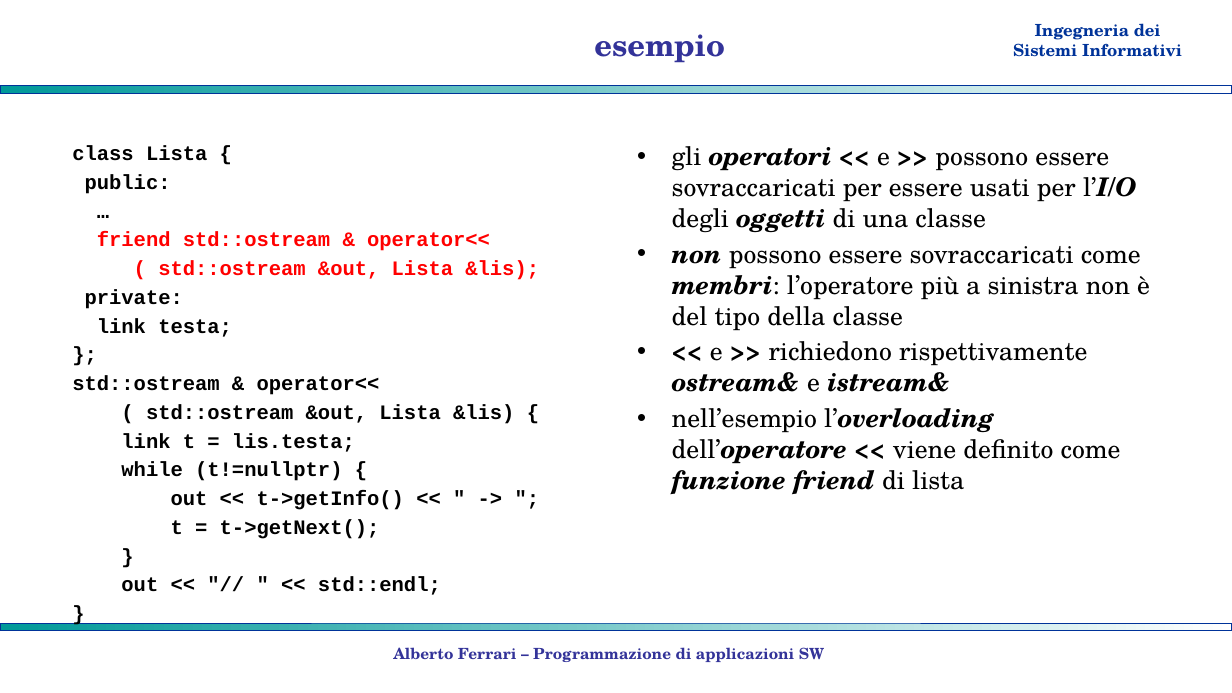
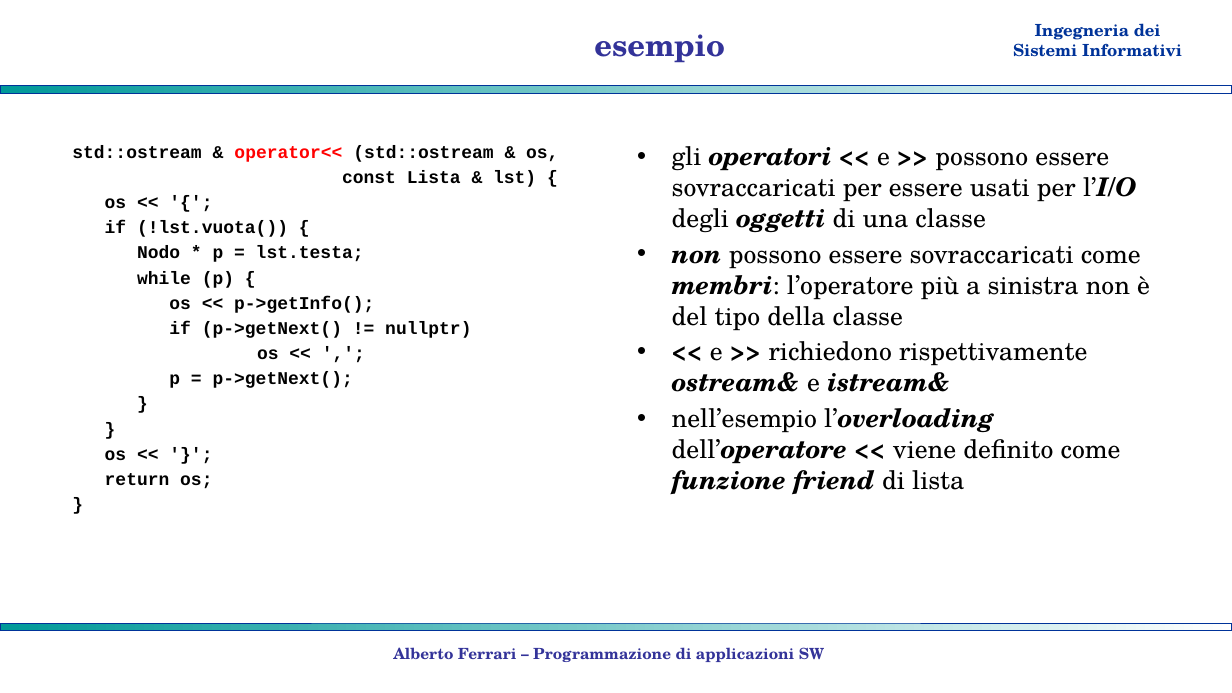
Before and after one commit to albertoferrari/pasw, a slide deck: slide 27 of lezioni/PASW06 - strutture lineari.pptx (slide 24 before the commit). Drawn at 1232x693 pixels with LibreOffice and Linux fonts; fonts in the diff are those of the drawing; background and template pictures are left out. Boxes give left, top, right and bottom in pixels: in the first picture for what was removed or moved away, otherwise in the second. Text is boxed around its words. In the diff, an @@ line names an element or a change of style, - is before the commit and + after.

```diff
--- a/lezioni/PASW06 - strutture lineari.pptx
+++ b/lezioni/PASW06 - strutture lineari.pptx
@@ text "std::ostream & operator<< (std::ostream & ..." at (x1=72, y1=145, x2=558, y2=489): size 16 to 14 pt in "}", "}" @@
@@ text at (x1=72, y1=145, x2=558, y2=388): text changed; size 16 to 14 pt @@
-class Lista {
-public:
-…
-friend std::ostream & operator<<
-( std::ostream &out, Lista &lis);
-private:
-link testa;
-};
-std::ostream & operator<<
-( std::ostream &out, Lista &lis) {
-link t = lis.testa;
-while (t!=nullptr) {
-out << t->getInfo() << " -> ";
-t = t->getNext();
+std::ostream & operator<< (std::ostream & os,
+const Lista & lst) {
+os << '{';
+if (!lst.vuota()) {
+Nodo * p = lst.testa;
+while (p) {
+os << p->getInfo();
+if (p->getNext() != nullptr)
+os << ',';
+p = p->getNext();
@@ text at (x1=105, y1=450, x2=212, y2=489): paragraphs added @@
+os << '}';
+return os;
+}
@@ text at (x1=121, y1=577, x2=441, y2=595): paragraph removed @@
-out << "// " << std::endl;
```
Also in this commit, not shown: 7 other slides changed, 3 slides added, 1 other file.
